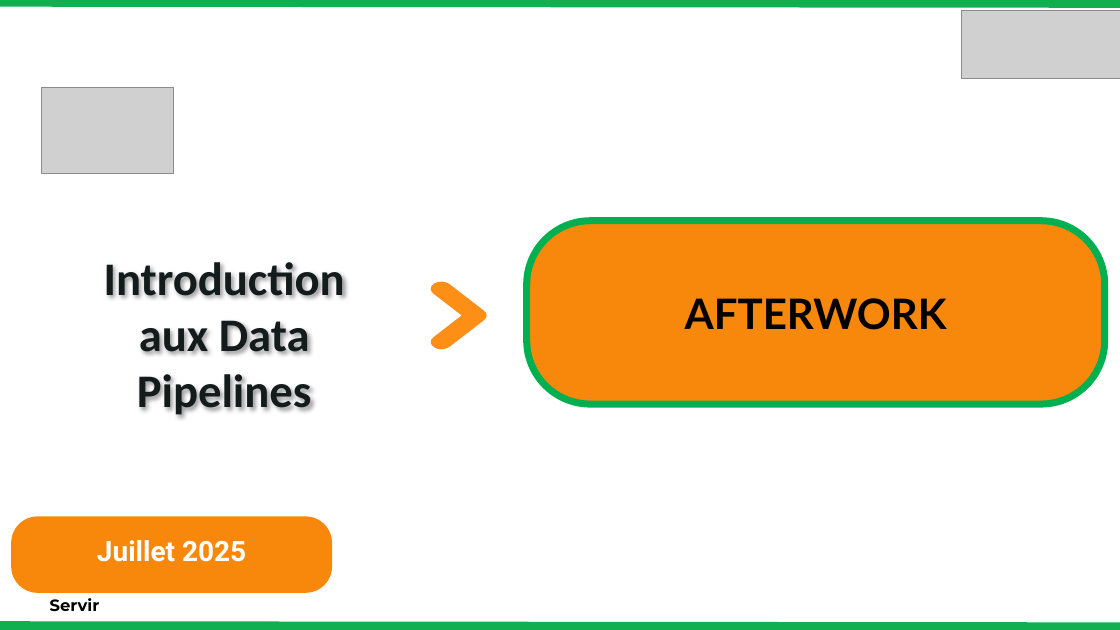
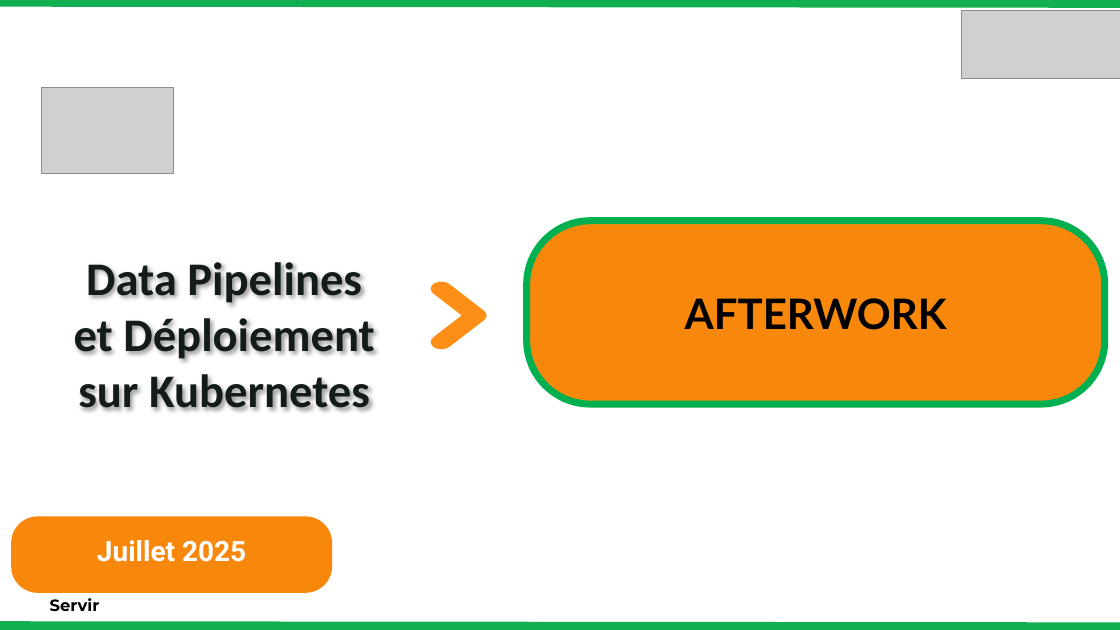
Before and after one commit to AKMADOU/AFTERWORK, a slide deck: slide 1 of AFTERWORK.pptx. Drawn at 1120x630 pixels with LibreOffice and Linux fonts; fonts in the diff are those of the drawing; grey boxes stand for pictures. Boxes give left, top, right and bottom in pixels: in the first picture for what was removed or moved away, otherwise in the second. Text is boxed around its words. In the diff, an @@ line names an element or a change of style, - is before the commit and + after.

```diff
--- a/AFTERWORK.pptx
+++ b/AFTERWORK.pptx
@@ text at <box>74,262,374,411</box>: text changed @@
-Introduction aux Data Pipelines
+Data Pipelines et Déploiement sur Kubernetes
```
Also in this commit, not shown: 1 other slide changed.
